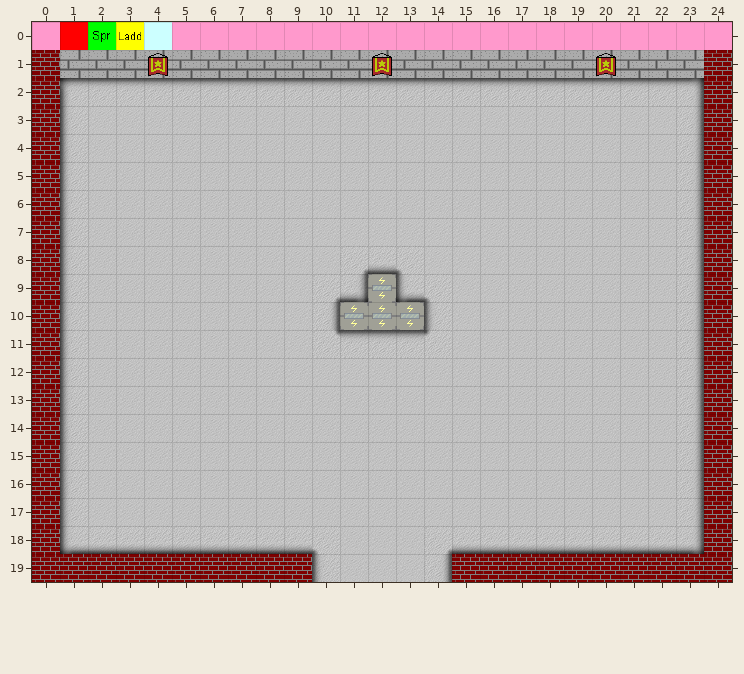
Two states of a Tiled map, tiles_map/BossRoom1.tmx. Above, as it was before the edit.
Cells are 32x32 px. Shown: x 0..24, y 0..19.
The result:
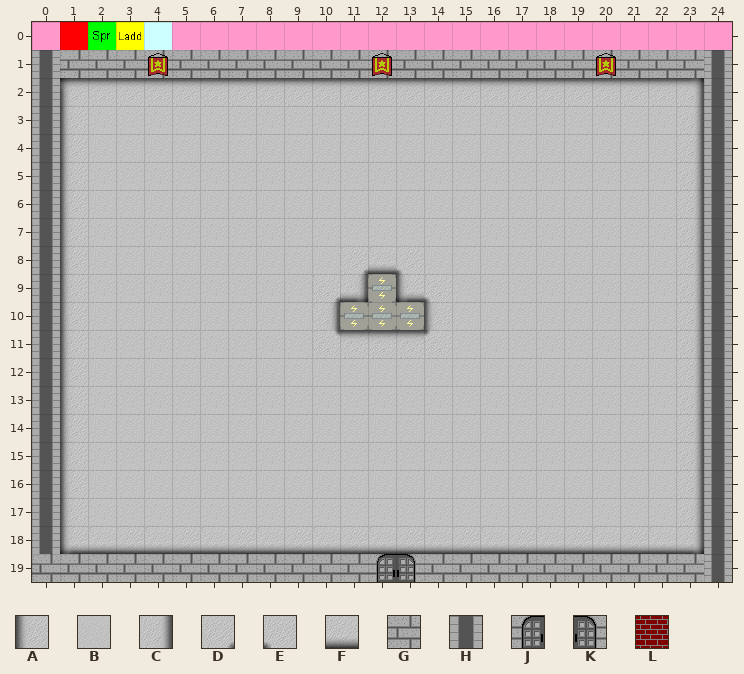
Key: from "Terrain_set": A 10, B 11, C 12, D 13, E 14, F 16, G 20, H 22, J 25, K 26; from "VieuxSprites": L 16.
_ is an empty cell.
Change:
{"where": "layer \"Terrain_TL\""}
{"y":1,"x":0,"old":"L","new":"H"}
{"y":1,"x":24,"old":"L","new":"H"}
{"y":2,"x":0,"old":"L","new":"H"}
{"y":2,"x":24,"old":"L","new":"H"}
{"y":3,"x":0,"old":"L","new":"H"}
{"y":3,"x":24,"old":"L","new":"H"}
{"y":4,"x":0,"old":"L","new":"H"}
{"y":4,"x":24,"old":"L","new":"H"}
{"y":5,"x":0,"old":"L","new":"H"}
{"y":5,"x":24,"old":"L","new":"H"}
{"y":6,"x":0,"old":"L","new":"H"}
{"y":6,"x":24,"old":"L","new":"H"}
{"y":7,"x":0,"old":"L","new":"H"}
{"y":7,"x":24,"old":"L","new":"H"}
{"y":8,"x":0,"old":"L","new":"H"}
{"y":8,"x":24,"old":"L","new":"H"}
{"y":9,"x":0,"old":"L","new":"H"}
{"y":9,"x":24,"old":"L","new":"H"}
{"y":10,"x":0,"old":"L","new":"H"}
{"y":10,"x":24,"old":"L","new":"H"}
{"y":11,"x":0,"old":"L","new":"H"}
{"y":11,"x":24,"old":"L","new":"H"}
{"y":12,"x":0,"old":"L","new":"H"}
{"y":12,"x":24,"old":"L","new":"H"}
{"y":13,"x":0,"old":"L","new":"H"}
{"y":13,"x":24,"old":"L","new":"H"}
{"y":14,"x":0,"old":"L","new":"H"}
{"y":14,"x":24,"old":"L","new":"H"}
{"y":15,"x":0,"old":"L","new":"H"}
{"y":15,"x":24,"old":"L","new":"H"}
{"y":16,"x":0,"old":"L","new":"H"}
{"y":16,"x":24,"old":"L","new":"H"}
{"y":17,"x":0,"old":"L","new":"H"}
{"y":17,"x":24,"old":"L","new":"H"}
{"y":18,"x":0,"old":"L","new":"H"}
{"y":18,"x":10,"old":"EBBBD","new":"FFFFF"}
{"y":18,"x":24,"old":"L","new":"H"}
{"y":19,"x":0,"old":"LLLLLLLLLLABBBCLLLLLLLLLL","new":"GGGGGGGGGGGGJKGGGGGGGGGGH"}
{"label":"changed","picture_box":[32,50,732,582]}
